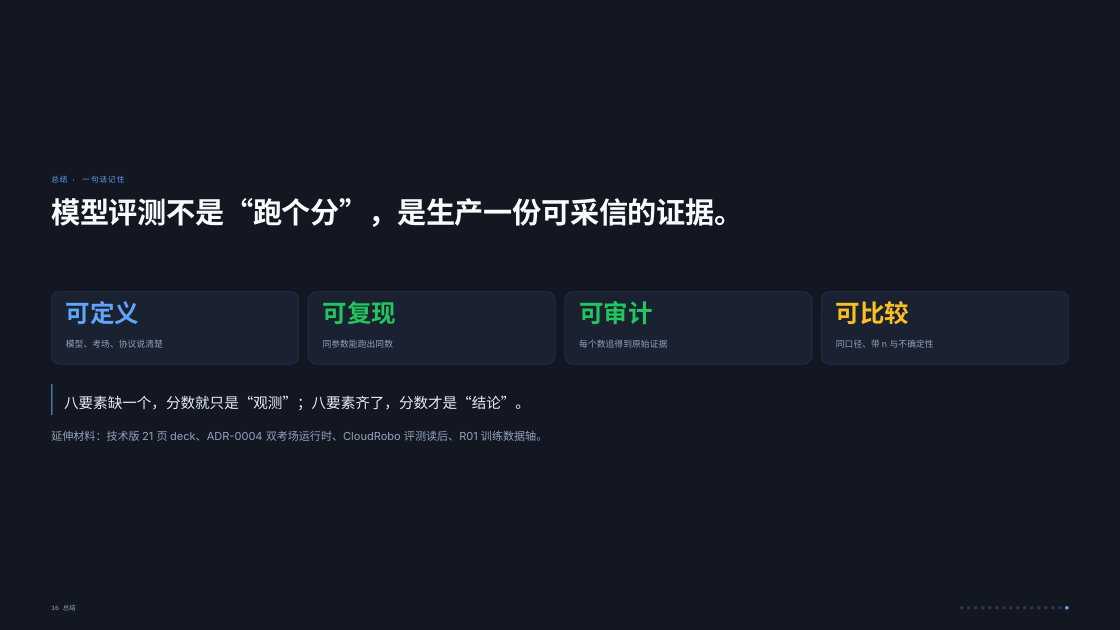
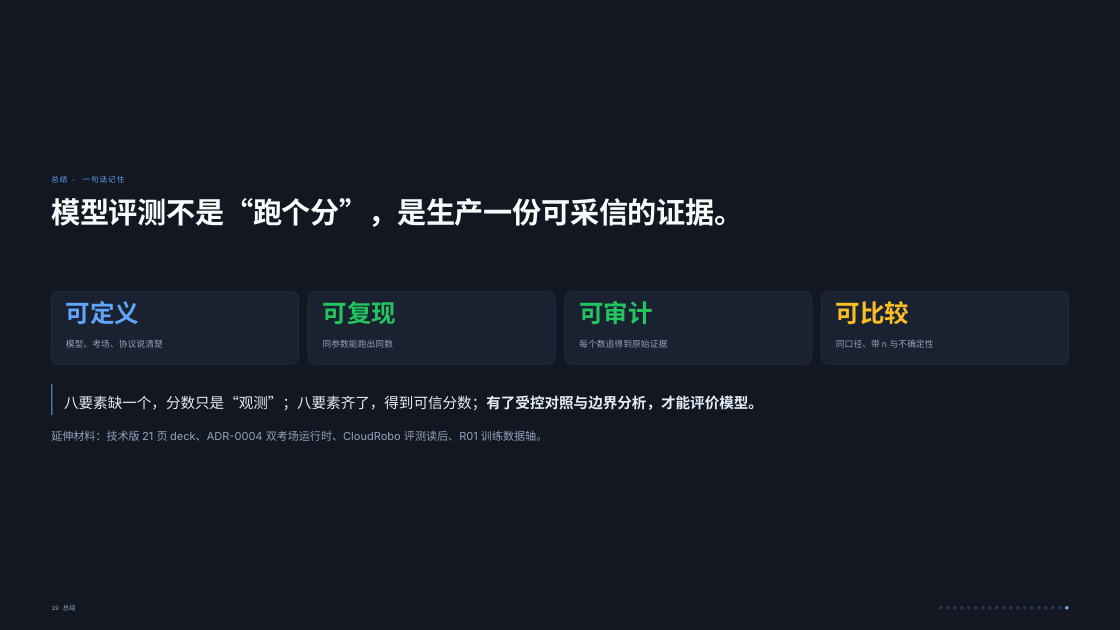
Before and after one commit to link-seek/partner-vla-eval, a slide deck: slide 19 of docs/decks/exports/eval-explained-2026-11-27-editable.pptx (slide 16 before the commit). Drawn at 1120x630 pixels with LibreOffice and Linux fonts; fonts in the diff are those of the drawing. Boxes give left, top, right and bottom in pixels: in the first picture for what was removed or moved away, otherwise in the second. Text is boxed around its words. In the diff, an @@ line names an element or a change of style, - is before the commit and + after.

Commit message:
docs(deck): 科普 PPT 补正模型评价概念并加页内术语解释
- 新增 3 页：跑分≠模型评价、六类对照轴、现有证据与缺口
- 19 页：八要素是可信跑分地基，受控对照才是模型评价
- 17 页加「名词解释」条，就地解释 adapter/CI/manifest/ablation 等
- 逐字稿同步到约 24 分钟
- PPTX 两版 + PDF 重导

```diff
--- a/docs/decks/exports/eval-explained-2026-11-27-editable.pptx
+++ b/docs/decks/exports/eval-explained-2026-11-27-editable.pptx
@@ text at <box>64,395,763,410</box>: text changed @@
-八要素缺一个，分数就只是“观测”；八要素齐了，分数才是“结论”。
+八要素缺一个，分数只是“观测”；八要素齐了，得到可信分数；有了受控对照与边界分析，才能评价模型。
@@ ellipse added at <box>939,607,943,610</box>, fill #2B3550 @@
@@ ellipse added at <box>946,607,949,610</box>, fill #2B3550 @@
@@ ellipse added at <box>954,607,957,610</box>, fill #2B3550 @@
```
Also in this commit, not shown: 15 other slides changed, 3 slides added, 4 other files.
